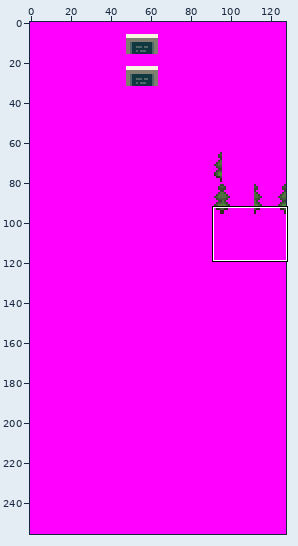
Edited in one commit: sprite sheet (tiles/route_203/top.png). Above, an overview of the earlier version with the close-up marked.
Close-up. Before:
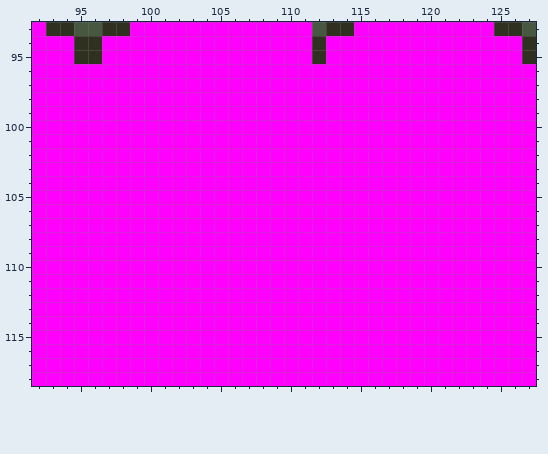
The file is 128x256 pixels. Shown: x 92..127, y 93..118.
After the commit:
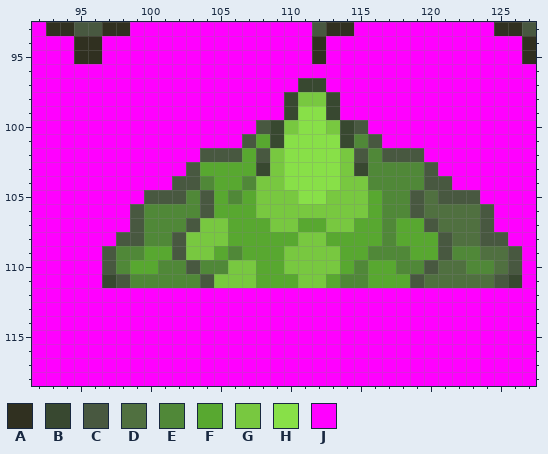
Palette (. is transparent): A #303020  B #384830  C #485840  D #507040  E #508838  F #58a830  G #78c840  H #88e048  J #ff00ff
From old to new:
y 97: x 111..112 JJ -> BB
y 98: x 110..113 JJJJ -> BGGB
y 99: x 110..113 JJJJ -> BHHB
y 100: x 108..115 JJJJJJJJ -> CBGHHGBC
y 101: x 107..116 JJJJJJJJJJ -> CFBHHHHBEC
y 102: x 104..119 JJJJJJJJJJJJJJJJ -> CCCFCGHHHHGCECCC
y 103: x 103..120 JJJJJJJJJJJJJJJJJJ -> CFFFFBGHHHHGBEEEEC
y 104: x 102..121 JJJJJJJJJJJJJJJJJJJJ -> CCEFFEGGHHHHGGEEEECC
y 105: x 100..123 JJJJJJJJJJJJJJJJJJJJJJJJ -> CCCECFEFGGGHHGGGFEECDCCC
y 106: x 99..124 JJJJJJJJJJJJJJJJJJJJJJJJJJ -> CEEEECFFFGGGGGGGGFEECDDDDC
y 107: x 99..124 JJJJJJJJJJJJJJJJJJJJJJJJJJ -> CEEECGGFFFGGFFGGFFEFFCDDDC
y 108: x 98..125 JJJJJJJJJJJJJJJJJJJJJJJJJJJJ -> CCEECGGGFFFFFGGFFFFEFFFCDDCC
y 109: x 97..126 JJJJJJJJJJJJJJJJJJJJJJJJJJJJJJ -> CEEFFCGGFEFFFGGGGFFEEEFFCEEDDC
y 110: x 97..126 JJJJJJJJJJJJJJJJJJJJJJJJJJJJJJ -> CEFFEECEEGGFFGGGGFEFFEECDDEEDC
y 111: x 97..126 JJJJJJJJJJJJJJJJJJJJJJJJJJJJJJ -> BCEEEEECGGGFFFGGFEEFFFCDDDDDCB
Boxes around the changes in both close-ups, in picture pixels (x1, y1, x2, y2):
changed: (102, 78, 522, 288)
